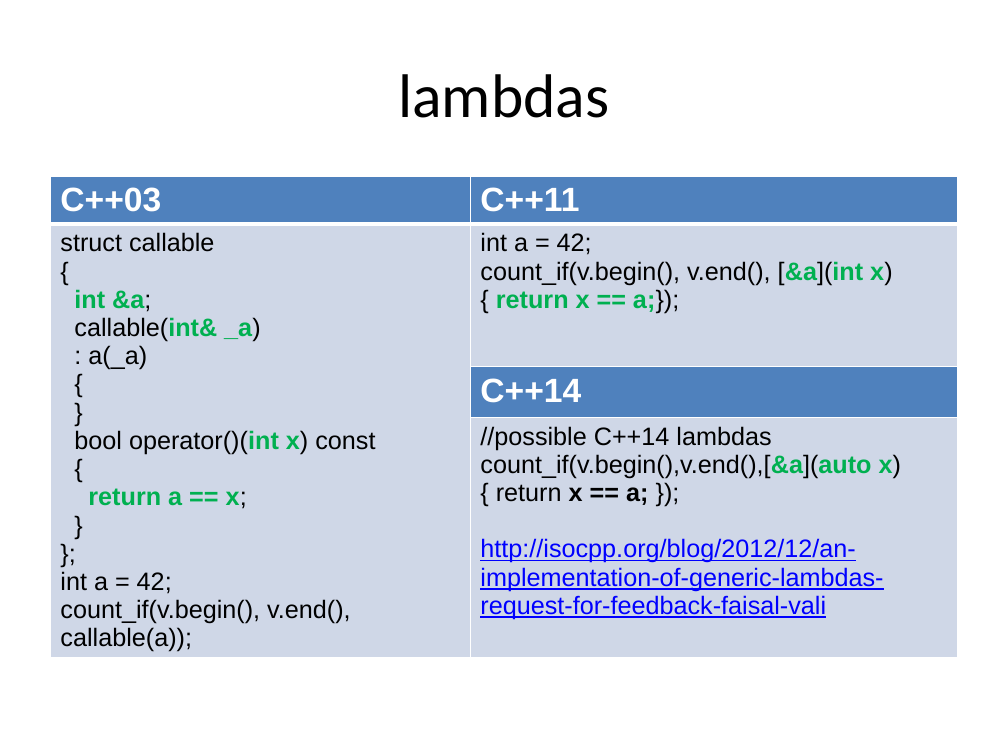
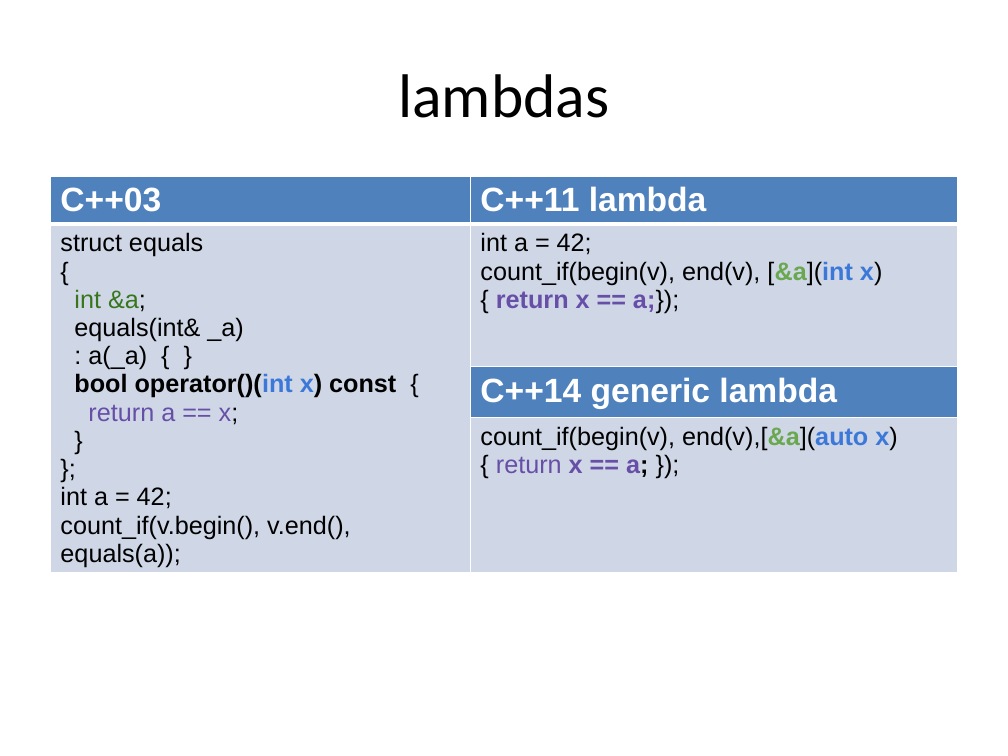
Before and after one commit to xtofl/cpp11training, a slide deck: slide 4 of slides/2.lambdas-c11-121213071023-phpapp02-reordered.pptx. Drawn at 1008x756 pixels with LibreOffice and Linux fonts; fonts in the diff are those of the drawing. Boxes give left, top, right and bottom in pixels: in the first picture for what was removed or moved away, otherwise in the second. Text is boxed around its words. In the diff, an @@ line names an element or a change of style, - is before the commit and + after.

```diff
--- a/slides/2.lambdas-c11-121213071023-phpapp02-reordered.pptx
+++ b/slides/2.lambdas-c11-121213071023-phpapp02-reordered.pptx
@@ table at [50, 176, 958, 571] @@
-row 1, column 2: C++11
+row 1, column 2: C++11 lambda
-row 2, column 1: struct callable / { / int &a; / callable(int& _a) / : a(_a) / { } / bool operator()(int x) const / { / return a == x; } }; / int a = 42; / count_if(v.begin(), v.end(), callable(a));
+row 2, column 1: struct equals / { / int &a; / equals(int& _a) / : a(_a) { } / bool operator()(int x) const { / return a == x; } }; / int a = 42; / count_if(v.begin(), v.end(), equals(a));
-row 2, column 2: int a = 42; / count_if(v.begin(), v.end(), [&a](int x){ return x == a;});
+row 2, column 2: int a = 42; / count_if(begin(v), end(v), [&a](int x){ return x == a;});
-row 3, column 2: C++14
+row 3, column 2: C++14 generic lambda
-row 4, column 2: //possible C++14 lambdas / count_if(v.begin(),v.end(),[&a](auto x) { return x == a; }); / http://isocpp.org/blog/2012/12/an-implementation-of-generic-lambdas-request-for-feedback-faisal-vali
+row 4, column 2: count_if(begin(v), end(v),[&a](auto x) { return x == a; });
```
Also in this commit, not shown: 11 other slides changed, 5 slides added, 1 slide removed, 2 other files.
